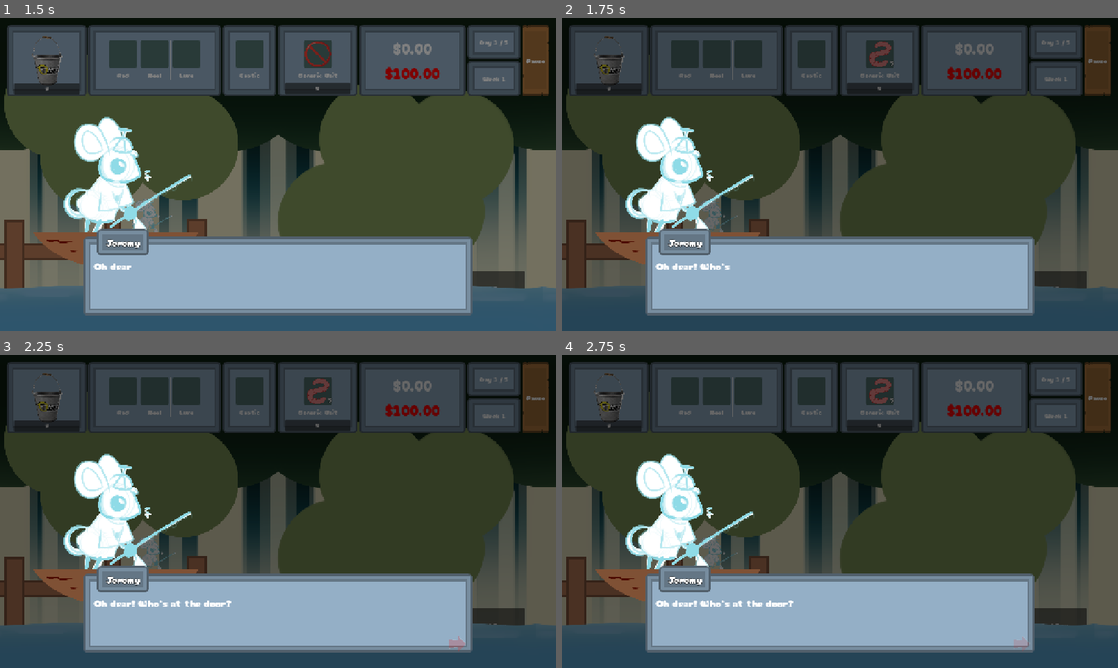
Above: before the commit, frames 1-4 (two rows, left to right).
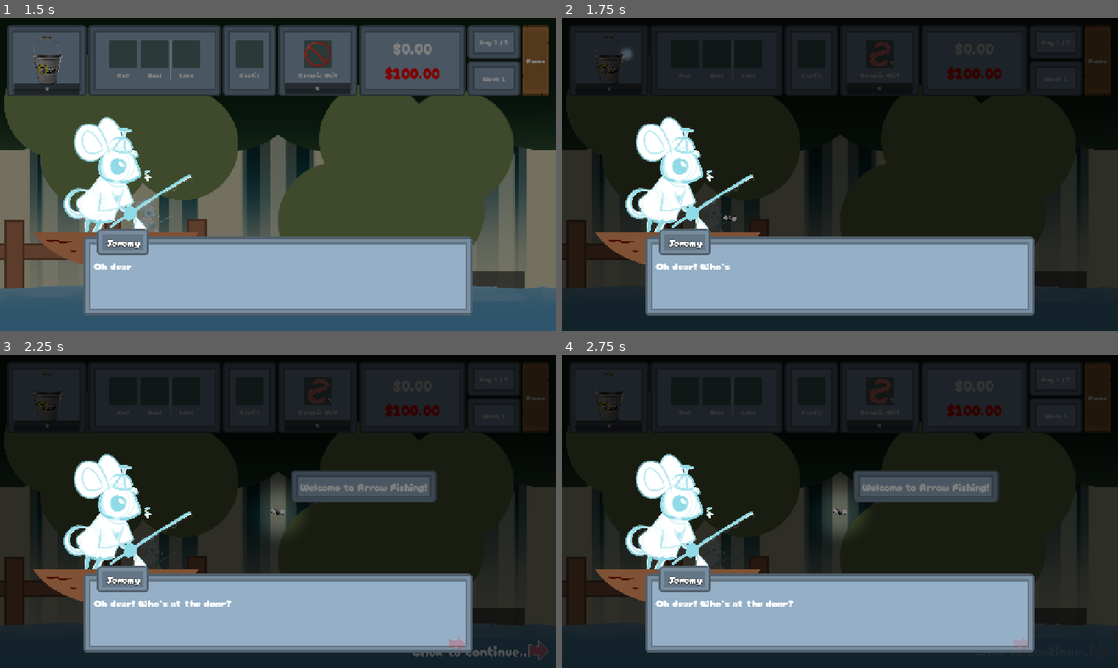
Above: after the commit, the same moments.

Repository: Meoah/Team-Awesome
Game: Godot game, scene res://scenes/game/main/daytime_main.tscn
The game is run twice, just before and just after one commit, with the same random seed, the same clock (stepped at 60 frames per second) and the same inputs. This scene is started directly instead of the project's main scene. Sound files missing from this copy of the repository are replaced by a short silence.
Inputs (mouse positions are in pixels of both pictures, inside the frame that each line leads up to):
- Up to frame 1 (1.5 s): click (283, 158) at 0.5 s; click "V" at 1.25 s
- Up to frame 2 (1.75 s): no input
- Up to frame 3 (2.25 s): click "V" at 2 s
- Up to frame 4 (2.75 s): no input

Frame 1 is identical in both runs. In frame 2, 63% of the frame differs, in the area x 0-100%, y 2-100%; in frame 3, 62%; in frame 4, 62%.
Error before the commit: Invalid assignment of property or key 'global_position' with value of type 'Vector2' on a base object of type 'null instance'. (res://scripts/game/cutscenes/tu…

Commit message:
Tutorial Cutscene polish

Diff:
--- a/scenes/game/cutscenes/tutorial_sequence.tscn
+++ b/scenes/game/cutscenes/tutorial_sequence.tscn
@@ -1,40 +1,375 @@
-[gd_scene load_steps=5 format=3 uid="uid://5ebmwhe881d"]
+[gd_scene load_steps=17 format=3 uid="uid://5ebmwhe881d"]
 
 [ext_resource type="Texture2D" uid="uid://bubkm6extv28x" path="res://assets/textures/ui/panel_grey.png" id="1_fgbf8"]
-[ext_resource type="Script" uid="uid://b8svya20t67fs" path="res://scripts/game/cutscenes/tutorial_sequence.gd" id="1_ltyb5"]
+[ext_resource type="Script" uid="uid://b8svya20t67fs" path="res://scripts/game/cutscenes/tutorial/tutorial_sequence.gd" id="1_ltyb5"]
+[ext_resource type="FontFile" uid="uid://ciwjf56aydm2a" path="res://assets/fonts/CherryBombOne-Regular.ttf" id="2_ltyb5"]
+[ext_resource type="Shader" uid="uid://b53gtf3nmu4po" path="res://scripts/game/cutscenes/tutorial/tutorial_sequence.gdshader" id="2_pyu63"]
 [ext_resource type="Texture2D" uid="uid://cs50uco2oilso" path="res://assets/textures/vfx/DetectiveNavi.png" id="3_64mbj"]
-
-[sub_resource type="StyleBoxTexture" id="StyleBoxTexture_mv02k"]
-texture = ExtResource("1_fgbf8")
-texture_margin_left = 16.0
-texture_margin_top = 16.0
-texture_margin_right = 16.0
-texture_margin_bottom = 16.0
-expand_margin_left = 10.0
-expand_margin_right = 10.0
-
-[node name="TutorialSequence" type="CanvasLayer" node_paths=PackedStringArray("label")]
+[ext_resource type="Texture2D" uid="uid://dhuohlsyt23h5" path="res://assets/textures/jeremy/arrow.png" id="6_dqchs"]
+
+[sub_resource type="ShaderMaterial" id="ShaderMaterial_j3af4"]
+resource_local_to_scene = true
+shader = ExtResource("2_pyu63")
+shader_parameter/hole_uv = Vector2(0, 0)
+shader_parameter/radius = 0.0
+shader_parameter/feather = 0.0
+
+[sub_resource type="Theme" id="Theme_j3af4"]
+default_font = ExtResource("2_ltyb5")
+default_font_size = 24
+
+[sub_resource type="StyleBoxTexture" id="StyleBoxTexture_dqchs"]
+
+[sub_resource type="Animation" id="Animation_ofi64"]
+resource_name = "tutorial"
+length = 5.000004
+tracks/0/type = "value"
+tracks/0/imported = false
+tracks/0/enabled = true
+tracks/0/path = NodePath("Navi/SpeechBubble/MarginContainer/Content:text")
+tracks/0/interp = 1
+tracks/0/loop_wrap = true
+tracks/0/keys = {
+"times": PackedFloat32Array(1, 2, 2.0333333, 3, 3.5, 3.5333335, 3.5666668, 3.6000001, 4, 4.5),
+"transitions": PackedFloat32Array(1, 1, 1, 1, 1, 1, 1, 1, 1, 1),
+"update": 1,
+"values": ["Welcome to Arrow Fishing!", "You play as Jeremy the Jerboa", "Press Space Bar to cast your Fishing Rod!", "Everytime you cast your
+rod you use up bait.", "When you get a bite, press space bar
+before time runs out to reel it up!
+That'll start the minigame.", "During the minigame, press the arrow
+combination on screen with either
+the arrow keys or WASD", "Watch out for Variants!
+[color=gold]Gold[/color] shatters after an incorrect input.
+So go slower on those!!", "Evil [color=red]red[/color] arrows must be pressed
+in the [b]OPPOSITE[/b] direction.", "When you run out of bait,
+or are done for the day,
+just walk left to head back home!", "That's all there is to it!
+Good luck and have fun!"]
+}
+tracks/1/type = "value"
+tracks/1/imported = false
+tracks/1/enabled = true
+tracks/1/path = NodePath("Navi:position")
+tracks/1/interp = 2
+tracks/1/loop_wrap = true
+tracks/1/keys = {
+"times": PackedFloat32Array(0, 1, 2, 2.266667, 2.5333335, 3.0000002, 3.5, 3.5333335, 3.5666668, 3.6000001, 4, 4.5, 5.0000005),
+"transitions": PackedFloat32Array(1, -2, -2, -2, -2, -2, -2, -2, -2, -2, -2, -2, -2),
+"update": 0,
+"values": [Vector2(350, 475), Vector2(640, 360), Vector2(500, 400), Vector2(500, 425), Vector2(500, 400), Vector2(900, 200), Vector2(640, 360), Vector2(640, 360), Vector2(640, 360), Vector2(640, 360), Vector2(100, 400), Vector2(640, 360), Vector2(350, 475)]
+}
+tracks/2/type = "value"
+tracks/2/imported = false
+tracks/2/enabled = true
+tracks/2/path = NodePath("Navi/SpeechBubble:visible")
+tracks/2/interp = 1
+tracks/2/loop_wrap = true
+tracks/2/keys = {
+"times": PackedFloat32Array(0, 1, 1.0333334, 2, 2.5333333, 2.5334332, 3, 3.0333335, 3.5, 3.6333334, 4, 4.033334, 4.5, 4.533334),
+"transitions": PackedFloat32Array(1, 1, 1, 1, 1, 1, 1, 1, 1, 1, 1, 1, 1, 1),
+"update": 1,
+"values": [false, true, false, true, true, false, true, false, true, false, true, false, true, false]
+}
+tracks/3/type = "method"
+tracks/3/imported = false
+tracks/3/enabled = true
+tracks/3/path = NodePath(".")
+tracks/3/interp = 1
+tracks/3/loop_wrap = true
+tracks/3/keys = {
+"times": PackedFloat32Array(1, 2, 2.5, 3, 3.5, 3.5333335, 3.5666668, 3.6000001, 4, 4.5, 5.0000005),
+"transitions": PackedFloat32Array(1, 1, 1, 1, 1, 1, 1, 1, 1, 1, 1),
+"values": [{
+"args": [],
+"method": &"_step_marker"
+}, {
+"args": [],
+"method": &"_step_marker"
+}, {
+"args": [],
+"method": &"_step_marker"
+}, {
+"args": [],
+"method": &"_step_marker"
+}, {
+"args": [],
+"method": &"_step_marker"
+}, {
+"args": [],
+"method": &"_step_marker"
+}, {
+"args": [],
+"method": &"_step_marker"
+}, {
+"args": [],
+"method": &"_step_marker"
+}, {
+"args": [],
+"method": &"_step_marker"
+}, {
+"args": [],
+"method": &"_step_marker"
+}, {
+"args": [],
+"method": &"_step_marker"
+}]
+}
+tracks/4/type = "value"
+tracks/4/imported = false
+tracks/4/enabled = true
+tracks/4/path = NodePath("Blocker:material:shader_parameter/hole_uv")
+tracks/4/interp = 1
+tracks/4/loop_wrap = true
+tracks/4/keys = {
+"times": PackedFloat32Array(0, 1, 2, 2.5, 2.5333333, 3.5, 3.6),
+"transitions": PackedFloat32Array(1, -2, -2, 1, 1, 1, 1),
+"update": 0,
+"values": [Vector2(0, 0), Vector2(0.5, 0.5), Vector2(0.273, 0.66), Vector2(0.273, 0.66), Vector2(0.572, 0.12), Vector2(0.572, 0.12), Vector2(0, 0.65)]
+}
+tracks/5/type = "value"
+tracks/5/imported = false
+tracks/5/enabled = true
+tracks/5/path = NodePath("Blocker:material:shader_parameter/radius")
+tracks/5/interp = 1
+tracks/5/loop_wrap = true
+tracks/5/keys = {
+"times": PackedFloat32Array(0, 1, 2, 2.5, 3, 3.5, 3.6, 4, 4.5),
+"transitions": PackedFloat32Array(1, 1, -2, 1, 1, 1, 1, 1, 1),
+"update": 0,
+"values": [0.0, 0.02, 0.12, 0.0, 0.18, 0.0, 0.0, 0.18, 0.0]
+}
+tracks/6/type = "value"
+tracks/6/imported = false
+tracks/6/enabled = true
+tracks/6/path = NodePath("Blocker:material:shader_parameter/feather")
+tracks/6/interp = 1
+tracks/6/loop_wrap = true
+tracks/6/keys = {
+"times": PackedFloat32Array(0, 1, 2.4666667, 2.5, 3, 3.4666667, 3.5, 3.6, 4, 4.4666667, 4.5),
+"transitions": PackedFloat32Array(1, 1, 1, 1, 1, 1, 1, 1, 1, 1, 1),
+"update": 0,
+"values": [0.0, 0.1, 0.02, 0.0, 0.07, 0.02, 0.0, 0.0, 0.07, 0.02, 0.0]
+}
+
+[sub_resource type="Animation" id="Animation_yxihr"]
+length = 0.001
+tracks/0/type = "value"
+tracks/0/imported = false
+tracks/0/enabled = true
+tracks/0/path = NodePath("Navi:position")
+tracks/0/interp = 1
+tracks/0/loop_wrap = true
+tracks/0/keys = {
+"times": PackedFloat32Array(0),
+"transitions": PackedFloat32Array(1),
+"update": 0,
+"values": [Vector2(0, 0)]
+}
+tracks/1/type = "value"
+tracks/1/imported = false
+tracks/1/enabled = true
+tracks/1/path = NodePath("Navi/SpeechBubble/MarginContainer/Content:text")
+tracks/1/interp = 1
+tracks/1/loop_wrap = true
+tracks/1/keys = {
+"times": PackedFloat32Array(0),
+"transitions": PackedFloat32Array(1),
+"update": 1,
+"values": ["Welcome to Arrow Fishing!"]
+}
+tracks/2/type = "value"
+tracks/2/imported = false
+tracks/2/enabled = true
+tracks/2/path = NodePath("Navi/SpeechBubble:visible")
+tracks/2/interp = 1
+tracks/2/loop_wrap = true
+tracks/2/keys = {
+"times": PackedFloat32Array(0),
+"transitions": PackedFloat32Array(1),
+"update": 1,
+"values": [false]
+}
+tracks/3/type = "value"
+tracks/3/imported = false
+tracks/3/enabled = true
+tracks/3/path = NodePath("Blocker:material:shader_parameter/hole_uv")
+tracks/3/interp = 1
+tracks/3/loop_wrap = true
+tracks/3/keys = {
+"times": PackedFloat32Array(0),
+"transitions": PackedFloat32Array(1),
+"update": 0,
+"values": [Vector2(0, 0)]
+}
+tracks/4/type = "value"
+tracks/4/imported = false
+tracks/4/enabled = true
+tracks/4/path = NodePath("Blocker:material:shader_parameter/radius")
+tracks/4/interp = 1
+tracks/4/loop_wrap = true
+tracks/4/keys = {
+"times": PackedFloat32Array(0),
+"transitions": PackedFloat32Array(1),
+"update": 0,
+"values": [0.0]
+}
+tracks/5/type = "value"
+tracks/5/imported = false
+tracks/5/enabled = true
+tracks/5/path = NodePath("Blocker:material:shader_parameter/feather")
+tracks/5/interp = 1
+tracks/5/loop_wrap = true
+tracks/5/keys = {
+"times": PackedFloat32Array(0),
+"transitions": PackedFloat32Array(1),
+"update": 0,
+"values": [0.0]
+}
+
+[sub_resource type="AnimationLibrary" id="AnimationLibrary_p15s2"]
+_data = {
+&"RESET": SubResource("Animation_yxihr"),
+&"tutorial": SubResource("Animation_ofi64")
+}
+
+[sub_resource type="LabelSettings" id="LabelSettings_ofi64"]
+font = ExtResource("2_ltyb5")
+font_size = 32
+outline_size = 4
+outline_color = Color(0, 0, 0, 1)
+
+[sub_resource type="Animation" id="Animation_p15s2"]
+resource_name = "blink"
+length = 3.0000036
+loop_mode = 1
+tracks/0/type = "value"
+tracks/0/imported = false
+tracks/0/enabled = true
+tracks/0/path = NodePath(".:modulate")
+tracks/0/interp = 2
+tracks/0/loop_wrap = true
+tracks/0/keys = {
+"times": PackedFloat32Array(0, 1.5000001),
+"transitions": PackedFloat32Array(1, 1),
+"update": 0,
+"values": [Color(1, 1, 1, 1), Color(1, 1, 1, 0)]
+}
+
+[sub_resource type="Animation" id="Animation_ywqia"]
+length = 0.001
+tracks/0/type = "value"
+tracks/0/imported = false
+tracks/0/enabled = true
+tracks/0/path = NodePath(".:modulate")
+tracks/0/interp = 1
+tracks/0/loop_wrap = true
+tracks/0/keys = {
+"times": PackedFloat32Array(0),
+"transitions": PackedFloat32Array(1),
+"update": 0,
+"values": [Color(1, 1, 1, 1)]
+}
+
+[sub_resource type="AnimationLibrary" id="AnimationLibrary_lbj8i"]
+_data = {
+&"RESET": SubResource("Animation_ywqia"),
+&"blink": SubResource("Animation_p15s2")
+}
+
+[node name="TutorialSequence" type="CanvasLayer" node_paths=PackedStringArray("animation_player", "continue_indicator")]
 script = ExtResource("1_ltyb5")
-label = NodePath("DetectiveNavi/Label")
-
-[node name="ColorRect" type="ColorRect" parent="."]
+animation_player = NodePath("AnimationPlayer")
+continue_indicator = NodePath("ContinueIndicator")
+
+[node name="Blocker" type="ColorRect" parent="."]
+material = SubResource("ShaderMaterial_j3af4")
 anchors_preset = 15
 anchor_right = 1.0
 anchor_bottom = 1.0
+offset_top = -1.0
+offset_bottom = -1.0
 grow_horizontal = 2
 grow_vertical = 2
-color = Color(0, 0, 0, 0.2)
-
-[node name="DetectiveNavi" type="Sprite2D" parent="."]
-position = Vector2(-21, 14.000002)
+color = Color(0, 0, 0, 0.6)
+
+[node name="Navi" type="Node2D" parent="."]
+
+[node name="SpeechBubble" type="PanelContainer" parent="Navi"]
+visible = false
+anchors_preset = 2
+anchor_top = 1.0
+anchor_bottom = 1.0
+offset_left = 30.0
+offset_top = -95.0
+offset_right = 365.0
+offset_bottom = -20.0
+grow_vertical = 0
+theme = SubResource("Theme_j3af4")
+theme_override_styles/panel = SubResource("StyleBoxTexture_dqchs")
+
+[node name="NinePatchRect" type="NinePatchRect" parent="Navi/SpeechBubble"]
+layout_mode = 2
+texture = ExtResource("1_fgbf8")
+patch_margin_left = 16
+patch_margin_top = 16
+patch_margin_right = 16
+patch_margin_bottom = 16
+
+[node name="MarginContainer" type="MarginContainer" parent="Navi/SpeechBubble"]
+layout_mode = 2
+theme_override_constants/margin_left = 20
+theme_override_constants/margin_top = 20
+theme_override_constants/margin_right = 20
+theme_override_constants/margin_bottom = 20
+
+[node name="Content" type="RichTextLabel" parent="Navi/SpeechBubble/MarginContainer"]
+layout_mode = 2
+mouse_filter = 2
+bbcode_enabled = true
+text = "Welcome to Arrow Fishing!"
+fit_content = true
+scroll_active = false
+autowrap_mode = 0
+horizontal_alignment = 1
+
+[node name="Sprite2D" type="Sprite2D" parent="Navi"]
 scale = Vector2(0.04230577, 0.04230577)
 texture = ExtResource("3_64mbj")
 
-[node name="Label" type="RichTextLabel" parent="DetectiveNavi"]
-offset_left = 496.3862
-offset_top = -2623.7556
-offset_right = 529.3862
-offset_bottom = -2526.7556
-theme_override_styles/normal = SubResource("StyleBoxTexture_mv02k")
-fit_content = true
-vertical_alignment = 1
+[node name="AnimationPlayer" type="AnimationPlayer" parent="."]
+libraries = {
+&"": SubResource("AnimationLibrary_p15s2")
+}
+
+[node name="ContinueIndicator" type="MarginContainer" parent="."]
+anchors_preset = 3
+anchor_left = 1.0
+anchor_top = 1.0
+anchor_right = 1.0
+anchor_bottom = 1.0
+grow_horizontal = 0
+grow_vertical = 0
+theme_override_constants/margin_right = 16
+theme_override_constants/margin_bottom = 16
+
+[node name="HBoxContainer" type="HBoxContainer" parent="ContinueIndicator"]
+layout_mode = 2
+
+[node name="Label" type="Label" parent="ContinueIndicator/HBoxContainer"]
+layout_mode = 2
+text = "Click to continue.."
+label_settings = SubResource("LabelSettings_ofi64")
+
+[node name="ContinueArrow" type="TextureRect" parent="ContinueIndicator/HBoxContainer"]
+modulate = Color(1, 0.99215686, 1, 0.78431374)
+layout_mode = 2
+size_flags_horizontal = 3
+mouse_filter = 2
+texture = ExtResource("6_dqchs")
+expand_mode = 2
+
+[node name="AnimationPlayer" type="AnimationPlayer" parent="ContinueIndicator"]
+libraries = {
+&"": SubResource("AnimationLibrary_lbj8i")
+}
+autoplay = "blink"
--- a/scripts/game/cutscenes/intro_cutscene.gd
+++ b/scripts/game/cutscenes/intro_cutscene.gd
@@ -1,4 +1,6 @@
 extends Control
+
+# TODO there arrow is still visible when panning down. This is undesired.
 
 @export var next_scene : PackedScene
 
--- /dev/null
+++ b/scripts/game/cutscenes/tutorial/tutorial_sequence.gd
@@ -0,0 +1,155 @@
+extends CanvasLayer
+class_name TutorialSequence
+
+@export var animation_name : String = "tutorial"
+@export var animation_player : AnimationPlayer
+@export var continue_indicator : Control
+
+const INPUT_COOLDOWN : float = 0.15
+
+var suppress_step_marker : bool = false
+var step_times : PackedFloat32Array = PackedFloat32Array()
+var step_index : int = -1
+var is_advancing : bool = false
+var input_locked : bool = false
+
+signal tutorial_done
+
+func _ready() -> void:
+	# Build the list of step marker times from the method track keys.
+	_cache_step_times()
+
+	# Start the animation, but immediately pause it at time 0.
+	# Manually control playback using speed_scale.
+	animation_player.play(animation_name)
+	animation_player.seek(0.0, true)
+	animation_player.speed_scale = 0.0
+
+	# Hide the continue UI element until it pauses on the first marker.
+	_set_continue_visible(false)
+
+	# Auto-plays the first segment.
+	_play_to_next_step()
+
+func _input(event: InputEvent) -> void:
+	if input_locked : return
+
+	# Listens for space bar or click to trigger the next step.
+	if event.is_action_pressed("mouse_click") or event.is_action_pressed("action"):
+		input_locked = true
+		advance_or_skip()
+		_input_cooldown()
+
+## Cooldown to prevent spam clicking breaking things.
+func _input_cooldown() -> void:
+	await get_tree().create_timer(INPUT_COOLDOWN).timeout
+	input_locked = false
+
+## Attempts to advance or skip to the next beat.
+func advance_or_skip() -> void:
+	# If we're already at (or past) the last step, end the tutorial.
+	if step_index >= step_times.size() - 1:
+		_finish_tutorial()
+		return
+
+	# If the animation is currently playing, skip straight to the next marker.
+	if is_advancing:
+		_skip_to_next_step()
+		return
+
+	# If we are paused on a marker, play until the next marker.
+	_play_to_next_step()
+
+## Resumes playing until the next marker.
+func _play_to_next_step() -> void:
+	# The next marker index.
+	var next_index : int = step_index + 1
+	# If there is no next marker, the tutorial is complete.
+	if next_index >= step_times.size():
+		_finish_tutorial()
+		return
+
+	# Resume playback until the animation hits the next marker.
+	is_advancing = true
+	animation_player.speed_scale = 1.0
+
+	# Hide the continue UI element while advancing.
+	_set_continue_visible(false)
+
+## Skips straight to the next marker.
+func _skip_to_next_step() -> void:
+	# The next marker index.
+	var next_index: int = step_index + 1
+	# If there is no next marker, the tutorial is complete.
+	if next_index >= step_times.size():
+		_finish_tutorial()
+		return
+
+	# Jump directly to the next marker time and pause there,
+	#	prevents _step_marker() from firing.
+	suppress_step_marker = true
+	animation_player.speed_scale = 0.0
+	animation_player.seek(step_times[next_index], true)
+	is_advancing = false
+	call_deferred("_clear_step_suppress")
+	# Update our step index to match the active marker.
+	step_index = next_index
+
+	# Show the continue UI element since the animation is paused.
+	_set_continue_visible(true)
+
+	# If that was the last marker, finish immediately.
+	if step_index >= step_times.size() - 1 : _finish_tutorial()
+
+
+## Clears the suppress_step_marker. Call deferred to prevent it from clearing too early.
+func _clear_step_suppress() -> void:
+	suppress_step_marker = false
+
+## This function is called by the AnimationPlayer at each marker.
+## When it hits a marker naturally, pause playback and show the continue UI.
+func _step_marker() -> void:
+	if suppress_step_marker : return
+
+	# Pauses the animation.
+	animation_player.speed_scale = 0.0
+	is_advancing = false
+
+	# Advance the step index because it reached the next marker in sequence.
+	step_index += 1
+
+	# Show the continue UI element since the animation is paused.
+	_set_continue_visible(true)
+
+	# If that was the last marker, finish immediately.
+	if step_index >= step_times.size() - 1 : _finish_tutorial()
+
+## Emits the finished signal, then frees itself.
+func _finish_tutorial() -> void:
+	tutorial_done.emit()
+	queue_free()
+
+## Sets the continue UI element visibility.
+func _set_continue_visible(visible_value: bool) -> void:
+	if continue_indicator : continue_indicator.visible = visible_value
+
+## Build the list of step marker times from the method track keys.
+func _cache_step_times() -> void:
+	# Rebuild step marker times from the animation's method track.
+	step_times.clear()
+	step_index = -1
+
+	var animation: Animation = animation_player.get_animation(animation_name)
+
+	# Find all method tracks, and collect the key times for each _step_marker().
+	for track_index in animation.get_track_count():
+		if animation.track_get_type(track_index) != Animation.TYPE_METHOD : continue
+
+		var key_count: int = animation.track_get_key_count(track_index)
+		for key_index in key_count:
+			var method_name: StringName = animation.method_track_get_name(track_index, key_index)
+			if method_name == "_step_marker":
+				step_times.append(animation.track_get_key_time(track_index, key_index))
+
+	# Ensure times are in ascending order so step_index + 1 always points to the next marker.
+	step_times.sort()
--- /dev/null
+++ b/scripts/game/cutscenes/tutorial/tutorial_sequence.gdshader
@@ -0,0 +1,24 @@
+shader_type canvas_item;
+
+uniform vec2 hole_uv = vec2(0.5, 0.5);
+uniform float radius = 0.12;
+uniform float feather = 0.02;
+
+void fragment() {
+	vec4 col = COLOR;
+
+	float aspect = SCREEN_PIXEL_SIZE.y / SCREEN_PIXEL_SIZE.x;
+
+	vec2 hu = clamp(hole_uv, vec2(0.0), vec2(1.0));
+	vec2 p = UV - hu;
+	p.x *= aspect;
+
+	float d = length(p);
+
+	float r = max(radius, 0.0);
+	float f = max(feather, 0.0001);
+	float mask = smoothstep(r, r + f, d);
+
+	col.a *= mask;
+	COLOR = col;
+}
--- a/scripts/game/cutscenes/tutorial_sequence.gd
+++ /dev/null
@@ -1,61 +0,0 @@
-extends CanvasLayer
-class_name TutorialSequence
-
-@export var label : RichTextLabel
-
-const tutorial_script : Dictionary = {
-	00 : "null",
-	01 : "Welcome to Arrow Fishing!",
-	02 : "You play as Jeremy the Jerboa",
-	03 : "Press Space Bar to cast your Fishing Rod!",
-	04 : "Everytime you cast your rod you use up bait.",
-	05 : "When you run out of bait, click End Day to advance.",
-	06 : "Press the arrow combination on screen \nwith either the arrow keys or WASD",
-	07 : "Watch out for Variants. Gold shatters \nafter an incorrect input.",
-	08 : "Evil red arrows must be pressed\nin the OPPOSITE direction",
-	09 : "Good luck and Have Fun!",
-	10 : "null"
-}
-
-signal tutorial_done
-var current_line : int = 0
-
-func _ready() -> void:
-	label.text = tutorial_script[1]
-var current_position : int = 1
-
-const positions : Dictionary = {
-	1 : Vector2(640.0,360),
-	2 : Vector2(349,512.0),
-	3 : Vector2(349,512.0),
-	4 : Vector2(676,202.0),
-	5 : Vector2(1040,598.0),
-	6 : Vector2(640.0,360),
-}
-
-func advance_position():
-	$TutorialSequence.global_position = positions[current_position]
-	if current_position <= 5 : current_position += 1
-
-func _input(_event: InputEvent) -> void:
-	if Input.is_action_just_pressed("mouse_click"):
-		advance_position()
-		advance_dialogue()
-
-func new_text():
-	label.text = tutorial_script[current_line]
-
-func advance_dialogue():
-	if current_line == 3:
-		label.set_anchors_and_offsets_preset(Control.PRESET_TOP_LEFT,Control.PRESET_MODE_MINSIZE)
-	if current_line == 4:
-		label.set_anchors_and_offsets_preset(Control.PRESET_BOTTOM_RIGHT)
-		new_text()
-	if current_line == 5:
-		label.set_anchors_and_offsets_preset(Control.PRESET_BOTTOM_LEFT,Control.PRESET_MODE_MINSIZE)
-		new_text()
-	if current_line < 10:
-		current_line += 1
-	if current_line == 10:
-		hide()
-	new_text()
--- a/scripts/game/main/daytime_main.gd
+++ b/scripts/game/main/daytime_main.gd
@@ -19,6 +19,7 @@
 
 	# Initial setup
 	AudioEngine.play_bgm(default_bgm)
+	PlayManager.request_dialogue_day_state()
 	await hud.fade_in().finished
 	await _walk_up_sequence().finished
 
Renamed: scripts/system/dialogue_data.gd -> scripts/data/dialogue_data.gd
Renamed: scripts/system/dialogue_data.gd.uid -> scripts/data/dialogue_data.gd.uid
Renamed: scripts/game/cutscenes/tutorial_sequence.gd.uid -> scripts/game/cutscenes/tutorial/tutorial_sequence.gd.uid
Not shown, added: scripts/game/cutscenes/tutorial/tutorial_sequence.gdshader.uid
